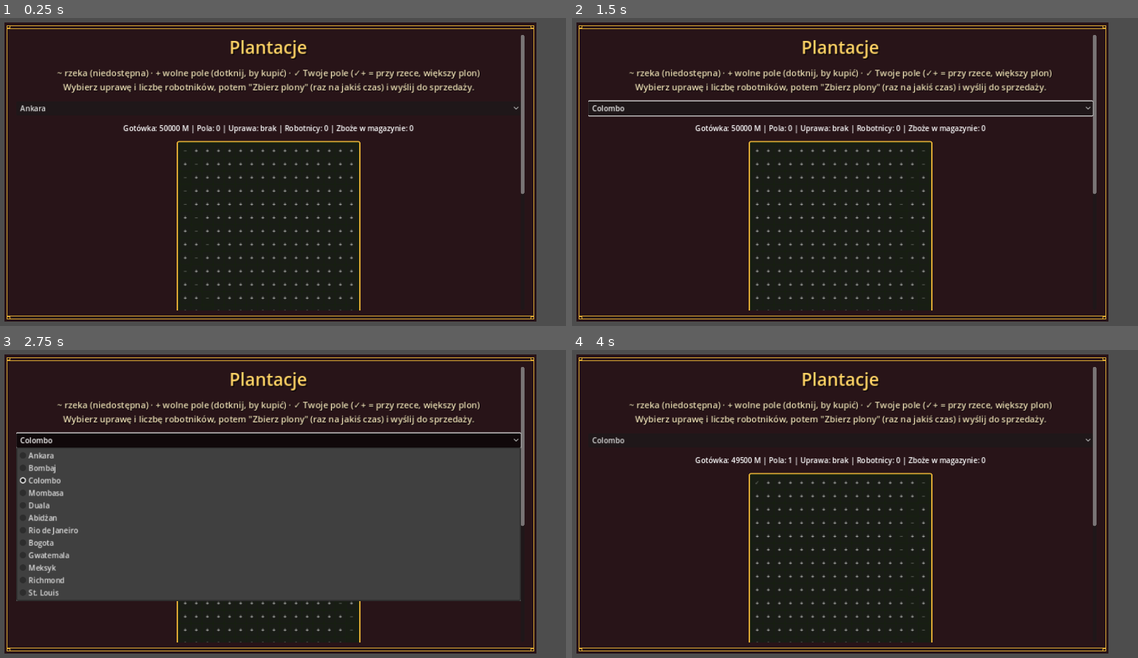
Above: before the commit, frames 1-4 (two rows, left to right).
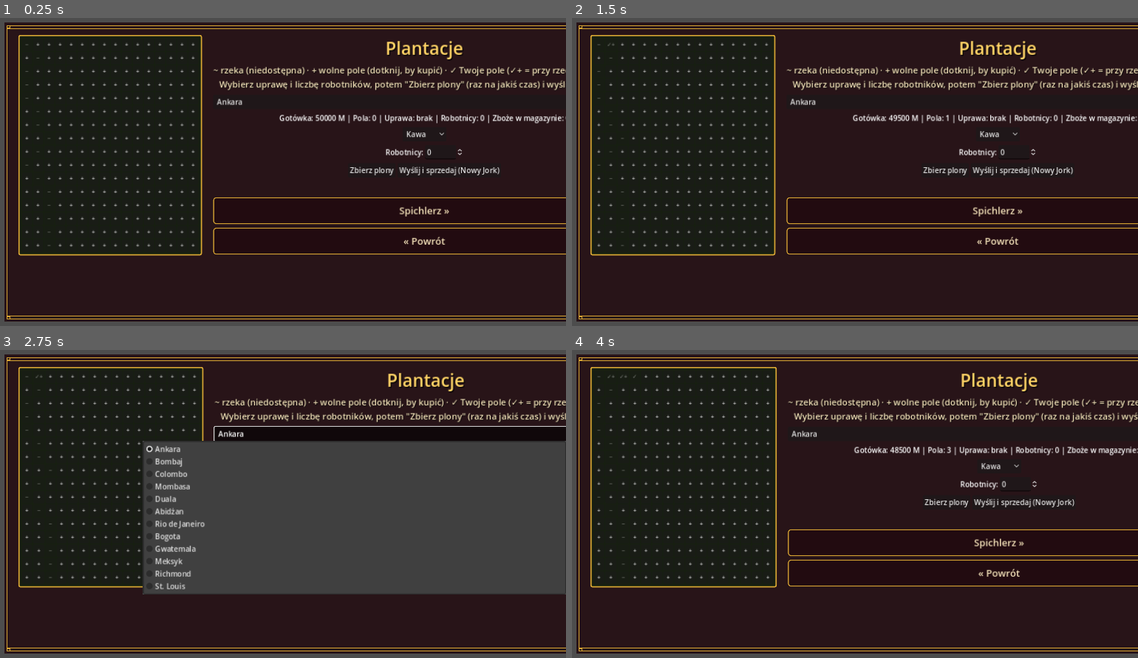
Above: after the commit, the same moments.

Repository: cinekm20/the-forger-retro-tycoon
Game: Godot game, scene res://scenes/plantation/Plantation.tscn
Two runs of this game, one before a commit and one after it. Both use one fixed random seed, a clock stepped at 60 frames per second and the inputs below. This scene is started directly instead of the project's main scene.
Inputs (mouse positions are in pixels of both pictures, inside the frame that each line leads up to):
- Up to frame 1 (0.25 s): no input
- Up to frame 2 (1.5 s): click (838, 107) at 0.5 s, where only the run before the commit has a clickable "Ankara"; click "+" at 1.25 s
- Up to frame 3 (2.75 s): click (266, 439) at 2 s, where only the run before the commit has a clickable "Colombo"
- Up to frame 4 (4 s): click "+" at 2.75 s; click "+" at 3.5 s

The runs differ from the first frame. In frame 1, 15% of the frame differs, in the area x 3-100%, y 1-99%; in frame 2, 16%; in frame 3, 24%, in the area x 2-100%, y 1-99%; in frame 4, 15%.

Commit message:
Plantacja: siatka po lewej, guziki/informacje po prawej — bez scrolla
Poprzedni układ (wszystko w jednej pionowej kolumnie: legenda, wybór
miasta, siatka 16x16, uprawa, robotnicy, akcje, status) był wyższy niż
ekran i wymagał przewijania, a przewijanie dotykiem na telefonie
zawodzi. Teraz siatka i reszta UI stoją obok siebie w jednym rzędzie,
więc całość mieści się w ramce bez scrolla.

Diff:
--- a/game/scenes/plantation/Plantation.gd
+++ b/game/scenes/plantation/Plantation.gd
@@ -15,13 +15,35 @@
 
 func _ready() -> void:
 	var root := ScreenHelpers.make_root(self)
-	ScreenHelpers.make_title(root, "Plantacje")
-	ScreenHelpers.make_turn_indicator(root)
+
+	## Siatka (16x16) po LEWEJ, wszystkie guziki/informacje po PRAWEJ, jeden
+	## obok drugiego w jednym rzędzie — zamiast wszystkiego w jednej pionowej
+	## kolumnie (poprzedni układ), który przy tylu elementach (legenda,
+	## wybór miasta, siatka, uprawa, robotnicy, akcje, status) wymagał
+	## przewijania, a przewijanie dotykiem na telefonie zawodzi (zgłoszone
+	## przez użytkownika). Obie kolumny razem mieszczą się w ramce ekranu
+	## bez potrzeby scrolla.
+	var main_row := HBoxContainer.new()
+	main_row.alignment = BoxContainer.ALIGNMENT_CENTER
+	main_row.add_theme_constant_override("separation", 24)
+	root.add_child(main_row)
+
+	var left_column := VBoxContainer.new()
+	left_column.alignment = BoxContainer.ALIGNMENT_CENTER
+	main_row.add_child(left_column)
+
+	var right_column := VBoxContainer.new()
+	right_column.alignment = BoxContainer.ALIGNMENT_CENTER
+	right_column.add_theme_constant_override("separation", 8)
+	main_row.add_child(right_column)
+
+	ScreenHelpers.make_title(right_column, "Plantacje")
+	ScreenHelpers.make_turn_indicator(right_column)
 
 	## Krótka legenda — bez tego nie było jasne, co robią pola siatki ani
 	## przyciski (zgłoszone przez testera: "nie bardzo wiadomo co tam robić").
 	ScreenHelpers.make_label(
-		root,
+		right_column,
 		tr("~ rzeka (niedostępna) · + wolne pole (dotknij, by kupić) · ✓ Twoje pole (✓+ = przy rzece, większy plon)\nWybierz uprawę i liczbę robotników, potem \"Zbierz plony\" (raz na jakiś czas) i wyślij do sprzedaży."),
 	)
 
@@ -30,11 +52,12 @@
 		city_option.add_item(Cities.get_city_name(city_id))
 		city_option.set_item_metadata(city_option.item_count - 1, city_id)
 	city_option.item_selected.connect(_on_city_selected)
-	root.add_child(city_option)
+	right_column.add_child(city_option)
 
 	info_label = Label.new()
 	info_label.horizontal_alignment = HORIZONTAL_ALIGNMENT_CENTER
-	root.add_child(info_label)
+	info_label.autowrap_mode = TextServer.AUTOWRAP_WORD
+	right_column.add_child(info_label)
 
 	## Siatka 16x16 (256 pól) w oprawionej ramce, jak w oryginale (zrzut
 	## ekranu użytkownika: zielone pole z rzeką w niebieskiej ramce) — widok
@@ -54,7 +77,7 @@
 	frame_style.content_margin_bottom = 8
 	grid_frame.add_theme_stylebox_override("panel", frame_style)
 	grid_frame.size_flags_horizontal = Control.SIZE_SHRINK_CENTER
-	root.add_child(grid_frame)
+	left_column.add_child(grid_frame)
 
 	grid_container = GridContainer.new()
 	grid_container.columns = PlayerPlantations.GRID_SIZE
@@ -64,7 +87,7 @@
 
 	var crop_row := HBoxContainer.new()
 	crop_row.alignment = BoxContainer.ALIGNMENT_CENTER
-	root.add_child(crop_row)
+	right_column.add_child(crop_row)
 	crop_option = OptionButton.new()
 	for crop in Crops.CROPS:
 		crop_option.add_item(Crops.CROP_NAMES[crop])
@@ -73,7 +96,7 @@
 
 	var worker_row := HBoxContainer.new()
 	worker_row.alignment = BoxContainer.ALIGNMENT_CENTER
-	root.add_child(worker_row)
+	right_column.add_child(worker_row)
 	var worker_caption := Label.new()
 	worker_caption.text = tr("Robotnicy:")
 	worker_row.add_child(worker_caption)
@@ -86,7 +109,7 @@
 
 	var action_row := HBoxContainer.new()
 	action_row.alignment = BoxContainer.ALIGNMENT_CENTER
-	root.add_child(action_row)
+	right_column.add_child(action_row)
 	var harvest_btn := Button.new()
 	harvest_btn.text = "Zbierz plony"
 	harvest_btn.pressed.connect(_on_harvest_pressed)
@@ -96,10 +119,10 @@
 	sell_btn.pressed.connect(_on_sell_pressed)
 	action_row.add_child(sell_btn)
 
-	harvest_status_label = ScreenHelpers.make_label(root, "")
-
-	ScreenHelpers.make_button(root, "Spichlerz »", func(): SceneRouter.goto_scene(SceneRouter.WAREHOUSE))
-	ScreenHelpers.make_back_button(root)
+	harvest_status_label = ScreenHelpers.make_label(right_column, "")
+
+	ScreenHelpers.make_button(right_column, "Spichlerz »", func(): SceneRouter.goto_scene(SceneRouter.WAREHOUSE))
+	ScreenHelpers.make_back_button(right_column)
 
 	if Cities.get_plantation_cities().size() > 0:
 		_on_city_selected(0)
